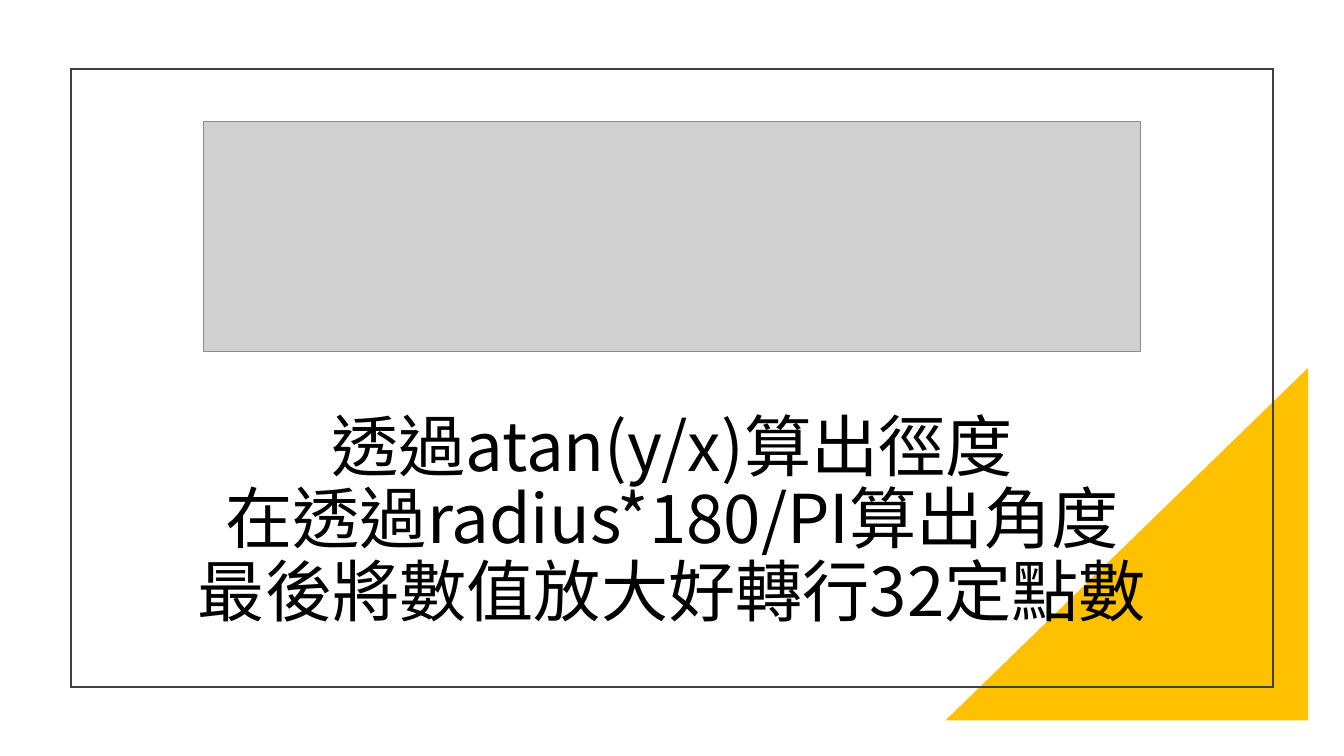
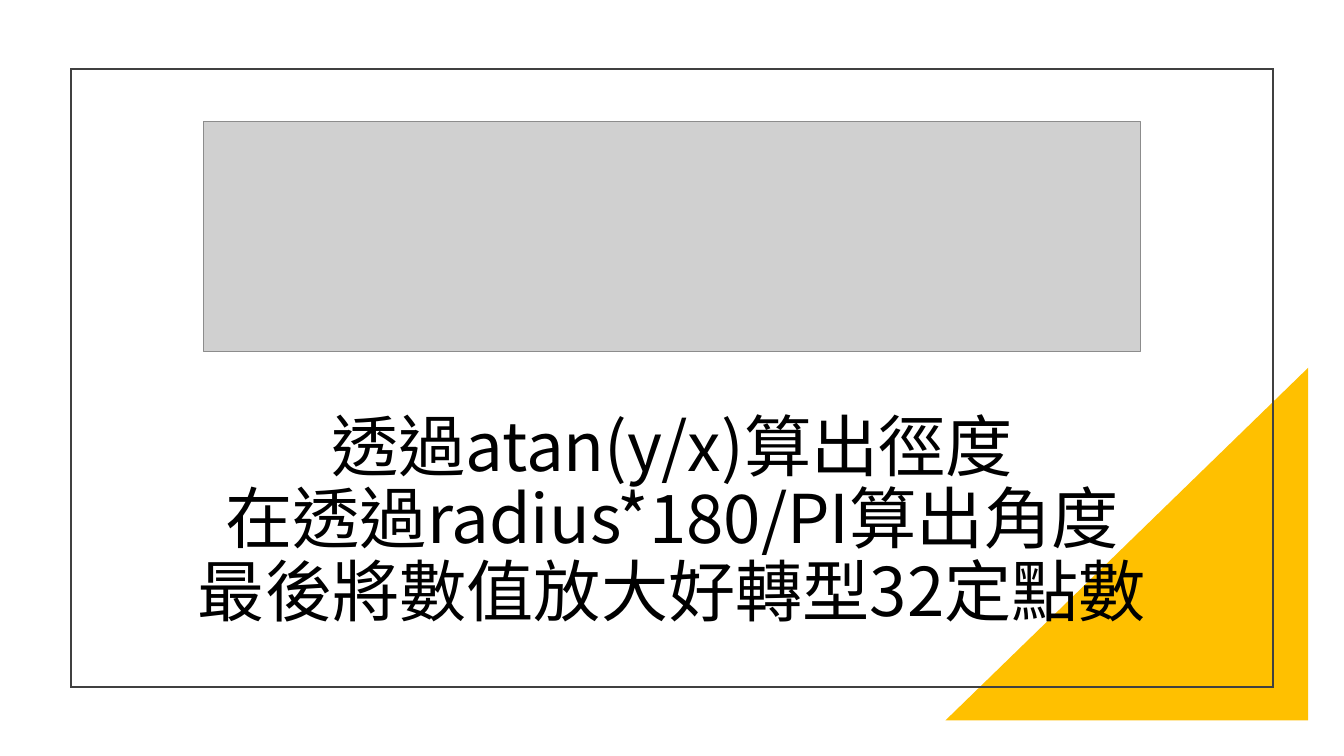
Before and after one commit to kerong2002/111-practices-of-digtal-system-design, a slide deck: slide 10 of 20221027/Cordic/Cordic報告.pptx. Drawn at 1344x756 pixels with LibreOffice and Linux fonts; fonts in the diff are those of the drawing; grey boxes stand for pictures. Boxes give left, top, right and bottom in pixels: in the first picture for what was removed or moved away, otherwise in the second. Text is boxed around its words. In the diff, an @@ line names an element or a change of style, - is before the commit and + after.

```diff
--- a/20221027/Cordic/Cordic報告.pptx
+++ b/20221027/Cordic/Cordic報告.pptx
@@ text at [198, 548, 1146, 633]: text changed @@
-最後將數值放大好轉行32定點數
+最後將數值放大好轉型32定點數
```
